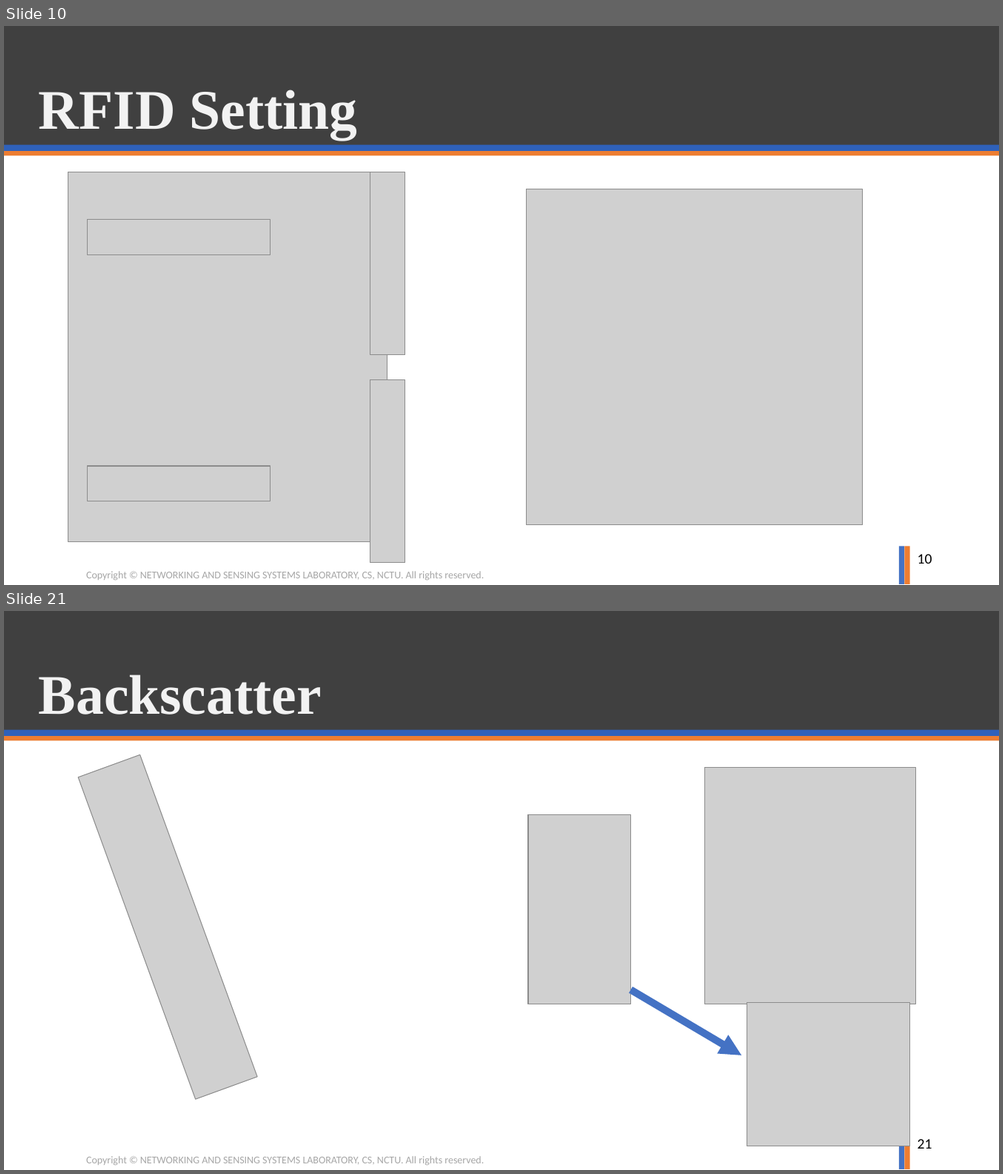
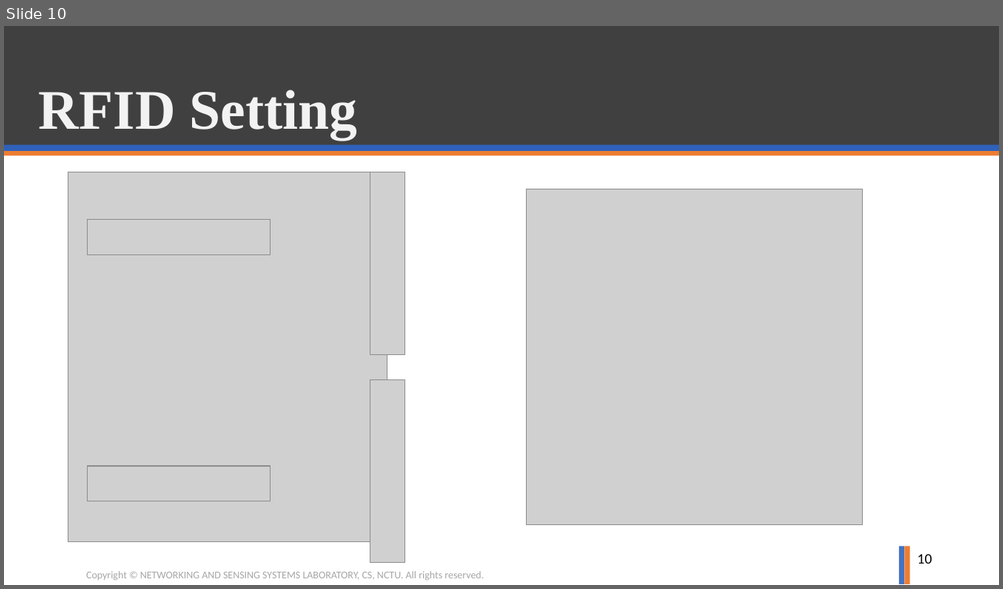
Before and after one commit to ghostkingwilly/RFID_Project, a slide deck: Proposal/RFID_Prorosal.pptx. Shown one above the other, each under a label of ours: slides 10 and 21 before the commit, slide 10 after it; the slides between them are not shown. The pictures are 1003x1174 and 1003x589 pixels, drawn with LibreOffice and Linux fonts; fonts in the diff are those of the drawing; grey boxes stand for pictures; background and template pictures are left out. Boxes give left, top, right and bottom in pixels: in the first picture for what was removed or moved away, otherwise in the second. Text is boxed around its words. In the diff, an @@ line names an element or a change of style, - is before the commit and + after.

```diff
--- a/Proposal/RFID_Prorosal.pptx
+++ b/Proposal/RFID_Prorosal.pptx
@@ slide 21 removed at box(4, 611, 999, 1170), background #FFFFFF; not listed: 6 template elements that a slide beside it also shows @@
@@ title removed at box(39, 675, 321, 715) @@
-Backscatter
@@ picture removed at box(79, 755, 258, 1100) @@
@@ picture removed at box(705, 768, 915, 1005) @@
@@ picture removed at box(528, 815, 630, 1005) @@
@@ arrow removed from (631, 990) to (741, 1056) @@
@@ picture removed at box(747, 1002, 910, 1146) @@
@@ page number removed at box(917, 1139, 932, 1149) @@
-21
```
Also in this commit, not shown: 3 slides changed, 7 slides added, 34 other slides removed.
